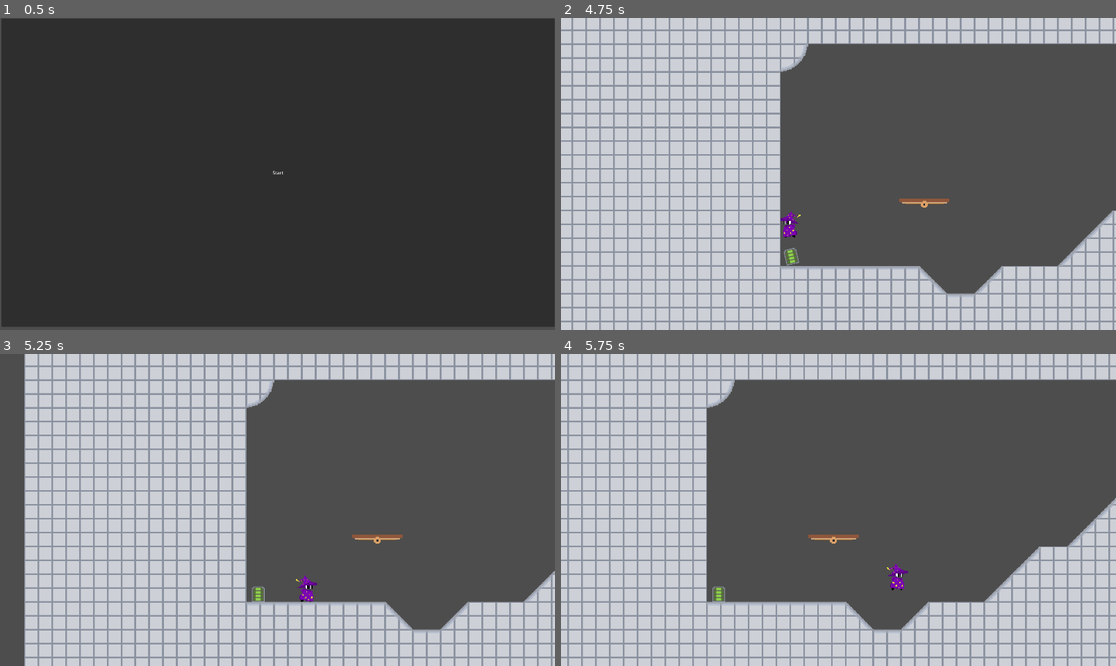
Above: before the commit, frames 1-4 (two rows, left to right).
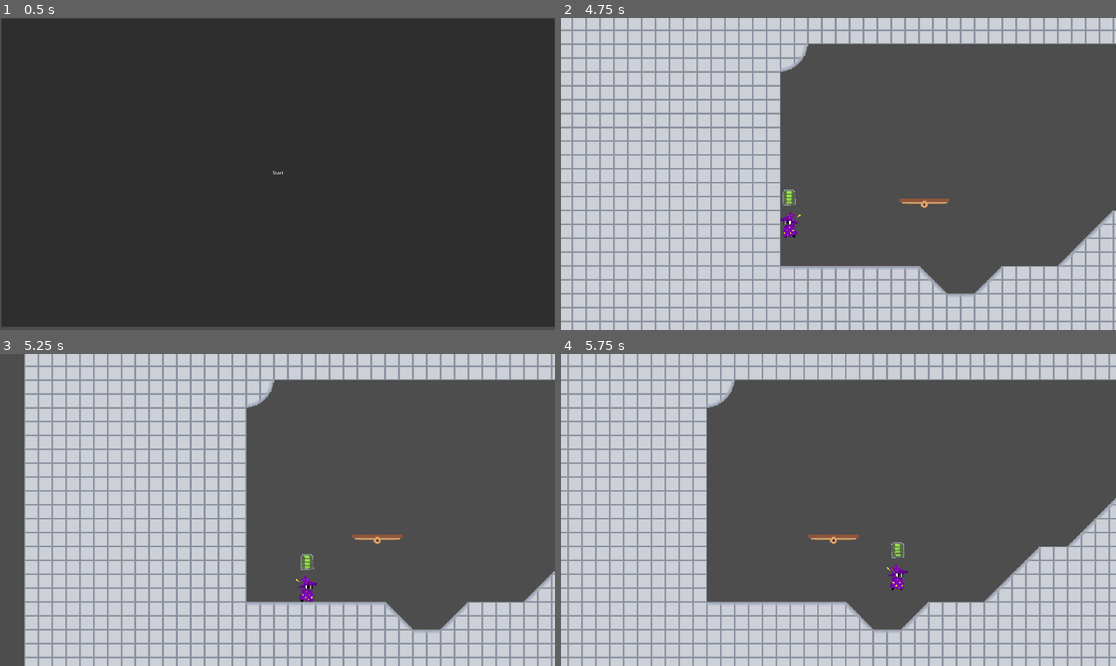
Above: after the commit, the same moments.

Repository: EggsArntMeme/HawkGameJam
Game: Godot game, scene res://Scenes/Levels/MainMenu.tscn
Same seed, same stepped clock (60 frames per second), same inputs: the game is played once before the commit and once after it.
Inputs:
- Up to frame 1 (0.5 s): no input
- Up to frame 2 (4.75 s): click "Start" at 0.5 s; hold D (RIGHT) 1.28-2.78 s; tap E (E) at 1.35, 2.3, 2.85, 3.8, 4.35 s; tap W (UP) at 1.52, 2.27, 3.77, 4.52 s; tap F (F) at 1.55, 2.1, 3.05, 3.6, 4.55 s; hold A (LEFT) from 2.78 s (still down)
- Up to frame 3 (5.25 s): release A (LEFT) at 5.03 s; hold D (RIGHT) from 5.03 s (still down); tap F (F) at 5.1 s
- Up to frame 4 (5.75 s): keep holding D (RIGHT); tap W (UP) at 5.27 s; tap E (E) at 5.3 s

Frame 1 is identical in both runs. In frame 2, 0.2% of the frame differs, in the area x 39-43%, y 55-80%; in frame 3, 0.2%; in frame 4, 0.2%.

Commit message:
Completed box pick up (still known errors with it)

Diff:
--- a/Scenes/Objects/Battery.tscn
+++ b/Scenes/Objects/Battery.tscn
@@ -17,6 +17,7 @@
 shape = SubResource("RectangleShape2D_qefem")
 
 [node name="Sprite2D" type="Sprite2D" parent="."]
+texture_filter = 1
 scale = Vector2(0.56, 0.56)
 texture = ExtResource("1_gidpx")
 
--- a/Scripts/PlayerScripts/BatteryPickup.gd
+++ b/Scripts/PlayerScripts/BatteryPickup.gd
@@ -5,18 +5,30 @@
 
 
 
-
+@onready var PLAYER = get_parent().get_parent().get_node("Player")  # grabs the "Player" from the level scene (will crash if none I imagine)
+@onready var SELF = get_parent()  # this grabs the rigid body of the box
+# had to do due to where this script is located ^
 # Called when the node enters the scene tree for the first time.
 
+func _process(_delta):
+	if grabbed:
+		SELF.position.x = PLAYER.position.x
+		SELF.position.y = PLAYER.position.y - 30
 
-func _input(event):
+
+
+func _input(_event):
 	if Input.is_action_just_pressed("F") and can_grab and !grabbed:
 		print("grabbed")
+		SELF.gravity_scale = 0
 		grabbed = true
 
 	if Input.is_action_just_pressed("DOWN") and grabbed:
 		print("dropped")
+		SELF.gravity_scale = 1
 		grabbed = false
+		SELF.position.x = PLAYER.position.x + (30 * PLAYER.public_direction)
+		SELF.position.y = PLAYER.position.y - 10
 		can_grab = true
 
 
--- a/Scripts/PlayerScripts/PlayerMovement.gd
+++ b/Scripts/PlayerScripts/PlayerMovement.gd
@@ -6,6 +6,7 @@
 
 # Get the gravity from the project settings to be synced with RigidBody nodes.
 var gravity = ProjectSettings.get_setting("physics/2d/default_gravity")
+var public_direction = Input.get_axis("LEFT", "RIGHT")
 
 @onready var sprite_2d = $Sprite2D
 
@@ -22,6 +23,7 @@
 	# Get the input direction and handle the movement/deceleration.
 	# As good practice, you should replace UI actions with custom gameplay actions.
 	var direction = Input.get_axis("LEFT", "RIGHT")
+	get_direction()
 	if direction:
 		velocity.x = direction * SPEED
 	else:
@@ -33,3 +35,7 @@
 		sprite_2d.flip_h = false
 
 	move_and_slide()
+
+func get_direction():
+	if Input.get_axis("LEFT", "RIGHT") != 0:
+		public_direction = Input.get_axis("LEFT", "RIGHT")
